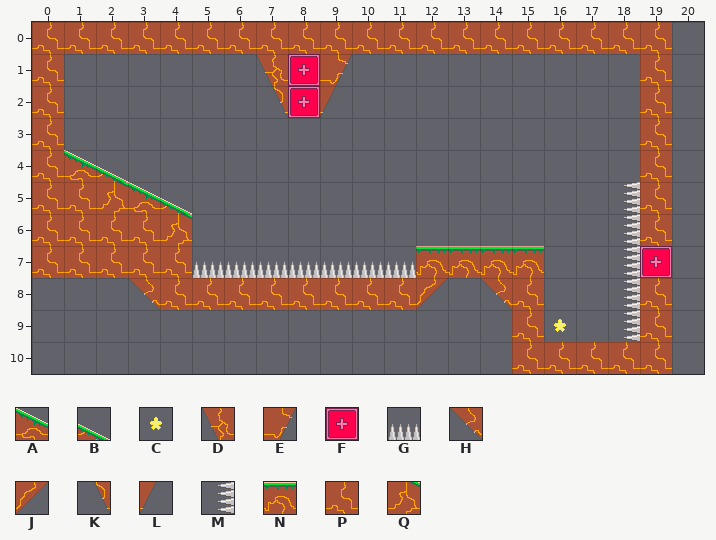
Tiled map, stored at assets-private/tiled/levels/16.tmx. This is how it looked before the edit.
Cells are 32x32 px. Shown: x 0..20, y 0..10. The old version is drawn lined up with the new one.
Key: from "tileset": A 2, B 3, C 13, D 16, E 17, F 18, G 19, H 20, J 21, K 22, L 23, M 24, N 25, P 32, Q 34.
_ is an empty cell.
Layer "tiles" before, first column x 0:
 0 PPPPPPPPPPPPPPPPPPPP_
 1 P______DFE_________P_
 2 P______KFL_________P_
 3 P__________________P_
 4 PAB________________P_
 5 PPQAB_____________MP_
 6 PPPPQ_____________MP_
 7 PPPPPGGGGGGGNNNN__MF_
 8 ___HPPPPPPPPJ_HP__MP_
 9 _______________PC_MP_
10 _______________PPPPP_
And afterwards:
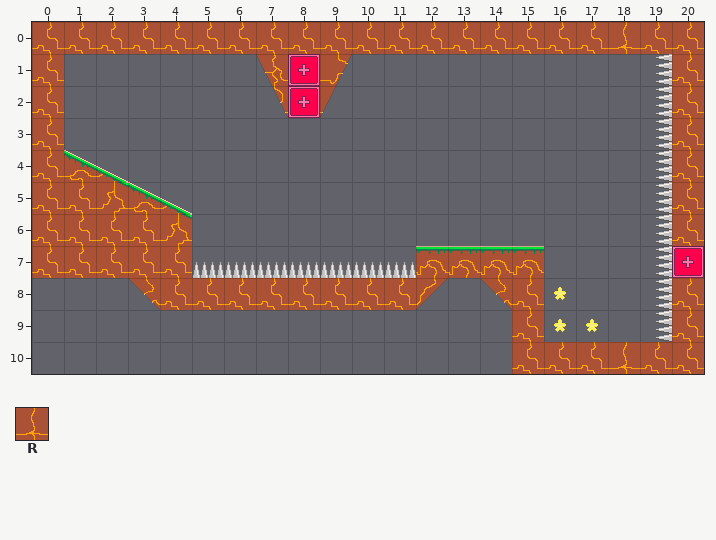
Further tiles: from "tileset": R 36.
Change:
map size 20x11 -> 21x11 cells
Layer "tiles":
y 0: x 18 P -> R; x 20 _ -> P
y 1..4: x 19..20 P_ -> MP
y 5..6: x 18..20 MP_ -> _MP
y 7: x 18..20 MF_ -> _MF
y 8: x 16 _ -> C; x 18..20 MP_ -> _MP
y 9: x 17..20 _MP_ -> C_MP
y 10: x 18 P -> R; x 20 _ -> P
Pixel boxes of the changes (left, top, right, bottom) in both pictures:
changed: (554, 22, 704, 374)
